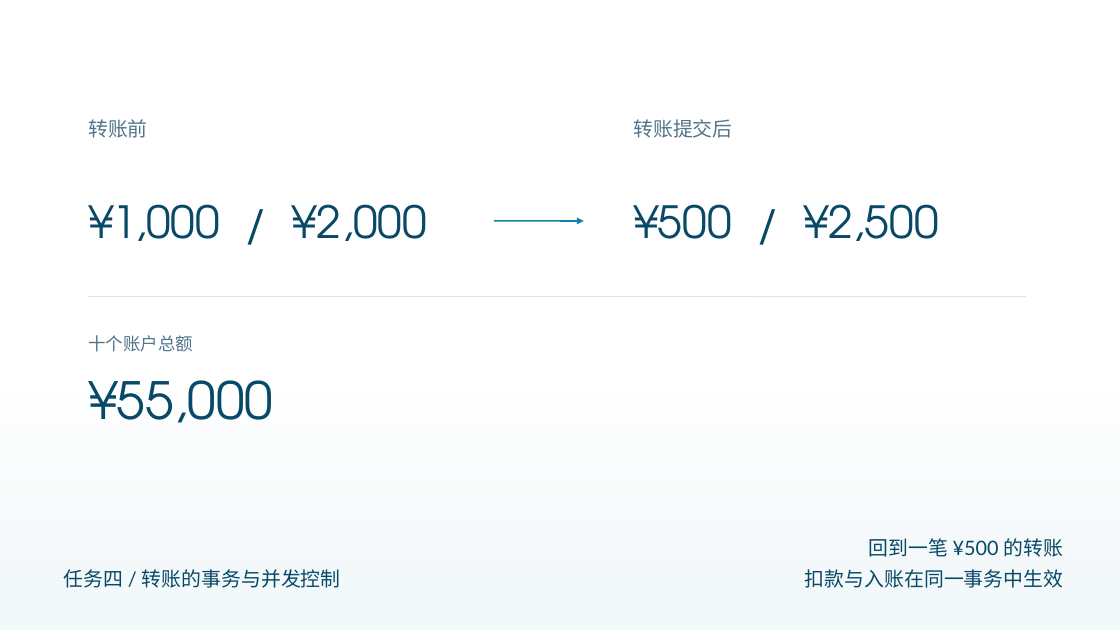
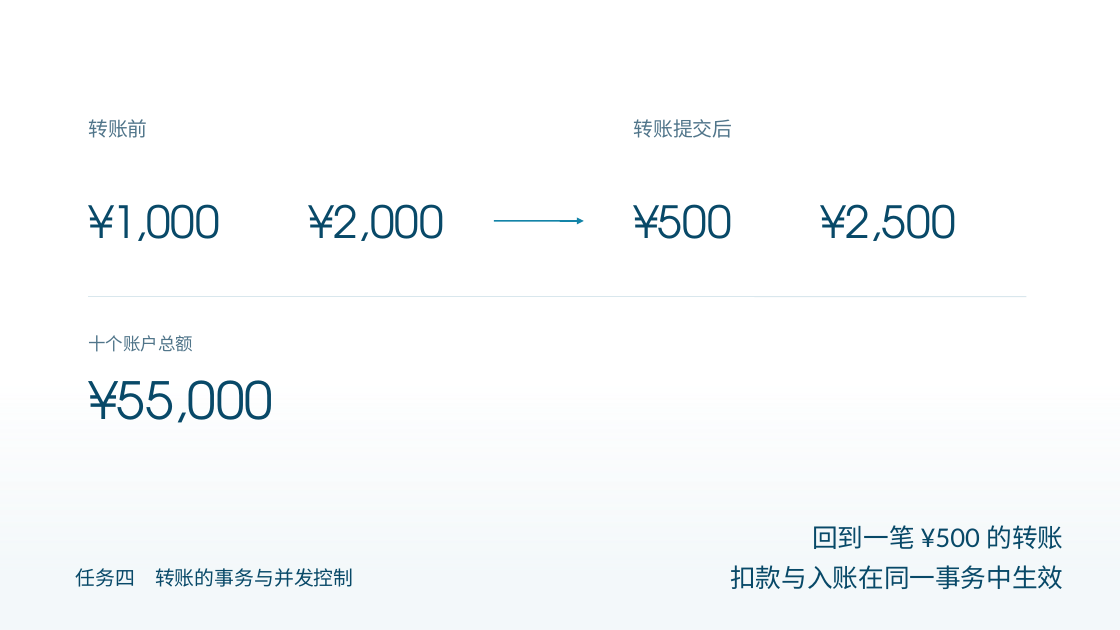
Before and after one commit to AurLemon/pageslip-demo, a slide deck: slide 12 of presentations/task-4-transactions.pptx. Drawn at 1120x630 pixels with LibreOffice and Linux fonts; fonts in the diff are those of the drawing. Boxes give left, top, right and bottom in pixels: in the first picture for what was removed or moved away, otherwise in the second. Text is boxed around its words. In the diff, an @@ line names an element or a change of style, - is before the commit and + after.

```diff
--- a/presentations/task-4-transactions.pptx
+++ b/presentations/task-4-transactions.pptx
@@ text at (88,204,444,241): text changed @@
-¥1,000 / ¥2,000
+¥1,000 ¥2,000
@@ text at (633,204,955,241): text changed @@
-¥500 / ¥2,500
+¥500 ¥2,500
@@ text "回到一笔 ¥500 的转账" at (812,525,1064,549): size 17 to 22 pt @@
@@ text "回到一笔 ¥500 的转账": place and size @@
-text "回到一笔 ¥500 的转账" at (869,538,1064,557)
+text "回到一笔 ¥500 的转账" at (812,525,1064,549)
@@ text at (76,568,354,587): text changed @@
-任务四 / 转账的事务与并发控制
+任务四 转账的事务与并发控制
@@ text "扣款与入账在同一事务中生效" at (730,565,1063,589): size 17 to 22 pt @@
```
Also in this commit, not shown: 21 other slides changed, 1 other file.
